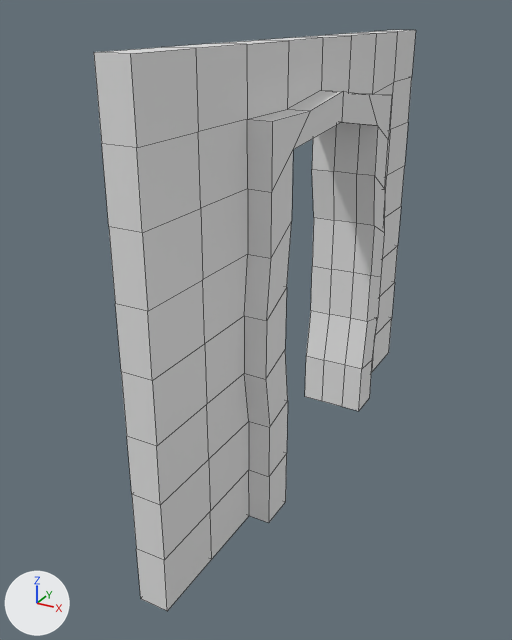
A saved change to the FBX model Assets/3DModels/Structures/Wall/DoorWall/Construction_DoorWall.fbx.
Both versions are drawn from a 50 mm camera at (1.51, -4.91, 2.63) aimed at (-0.24, -1.73, 1.04). Arrows for +X, +Y and +Z are at lower left; the lights stay in place. The picture after the commit comes second. Mesh edges are drawn as thin lines. Where no turn or scale is listed for an object, it has been applied to the vertices.

Objects in the first picture: 'ParedPuerta'.
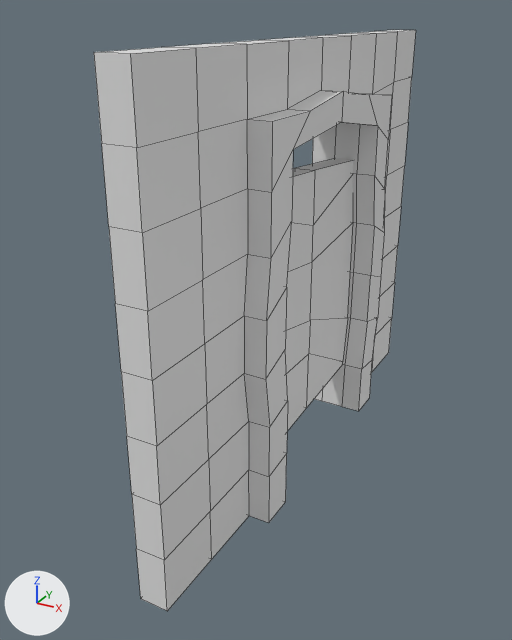
The change, as a diff of the scene's bpy script:
```diff
--- a/Assets/3DModels/Structures/Wall/DoorWall/Construction_DoorWall.fbx.py
+++ b/Assets/3DModels/Structures/Wall/DoorWall/Construction_DoorWall.fbx.py
@@ mat_wall @@
+mat_wall = principled_material('Wall')
+mat_wall.base_color = (0.8, 0.8, 0.8)  # white #e7e7e7
@@ me_cube_004 @@
+me_cube_004.from_pydata(...)  # 36 vertices, 34 faces; spans x -0.06..0.06, y -0.04..1.17, z 0.0..1.52
+me_cube_004.materials.append(mat_wall)  # white #e7e7e7
@@ ob_door @@
+ob_door = bpy.data.objects.new('Door', me_cube_004)
+ob_door.location = (-0.078, -2.061, 0.376)
```

What differs and where, as boxes [x1, y1, x2, y2] in the pictures (512 x 640 px):
'Door', added
    after: [285, 158, 353, 431]
